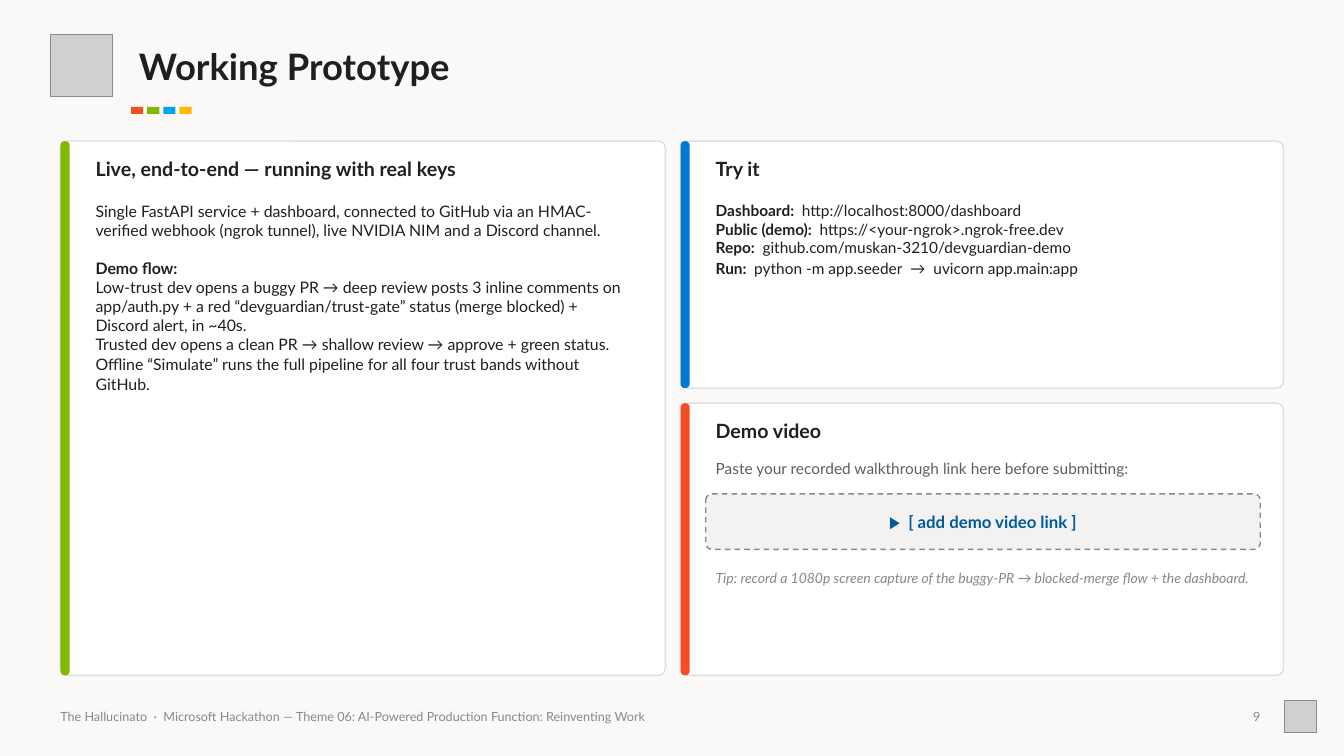
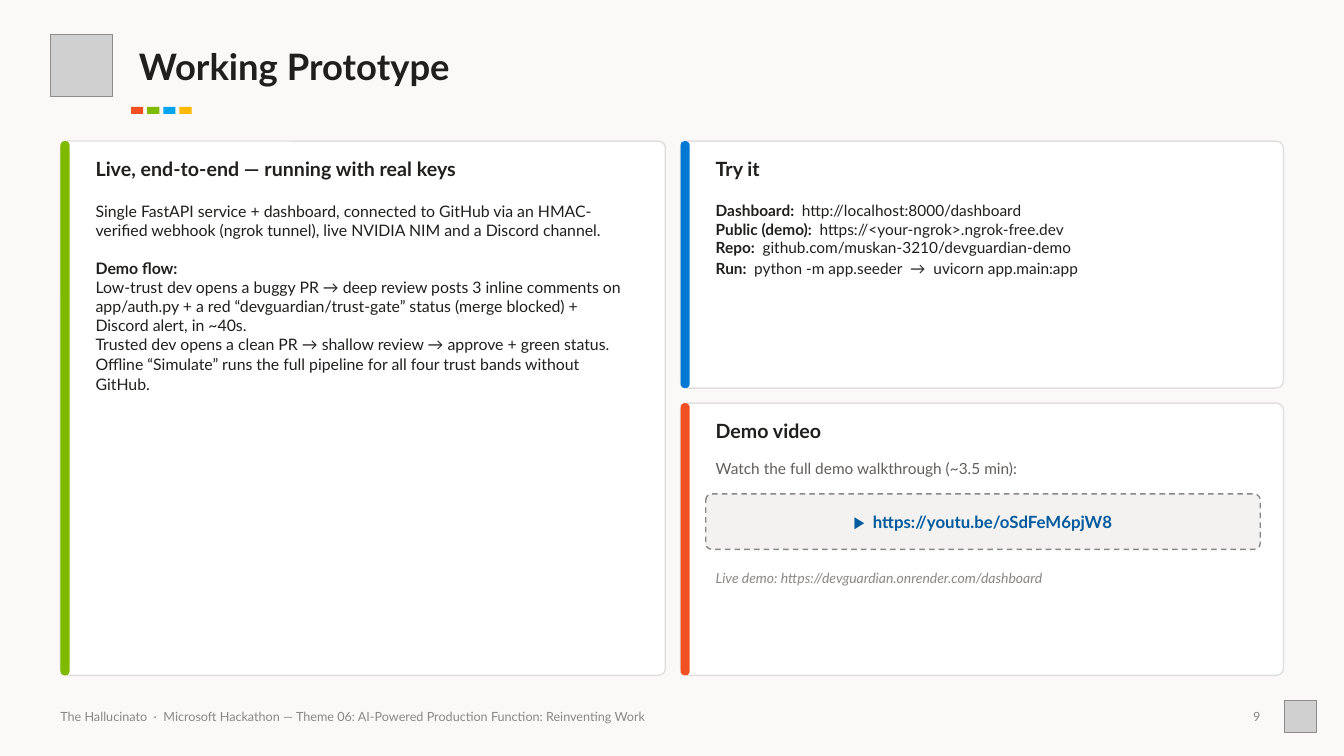
Before and after one commit to muskan-3210/devguardian, a slide deck: slide 9 of docs/DevGuardian_Prototype_Submission.pptx. Drawn at 1344x756 pixels with LibreOffice and Linux fonts; fonts in the diff are those of the drawing; grey boxes stand for pictures. Boxes give left, top, right and bottom in pixels: in the first picture for what was removed or moved away, otherwise in the second. Text is boxed around its words. In the diff, an @@ line names an element or a change of style, - is before the commit and + after.

```diff
--- a/docs/DevGuardian_Prototype_Submission.pptx
+++ b/docs/DevGuardian_Prototype_Submission.pptx
@@ text at [716,462,1017,477]: text changed @@
-Paste your recorded walkthrough link here before submitting:
+Watch the full demo walkthrough (~3.5 min):
@@ text at [873,515,1112,531]: text changed @@
-▶ [ add demo video link ]
+▶ https://youtu.be/oSdFeM6pjW8
@@ text at [716,573,1042,586]: text changed @@
-Tip: record a 1080p screen capture of the buggy-PR → blocked-merge flow + the dashboard.
+Live demo: https://devguardian.onrender.com/dashboard
```
Also in this commit, not shown: 14 other files.
